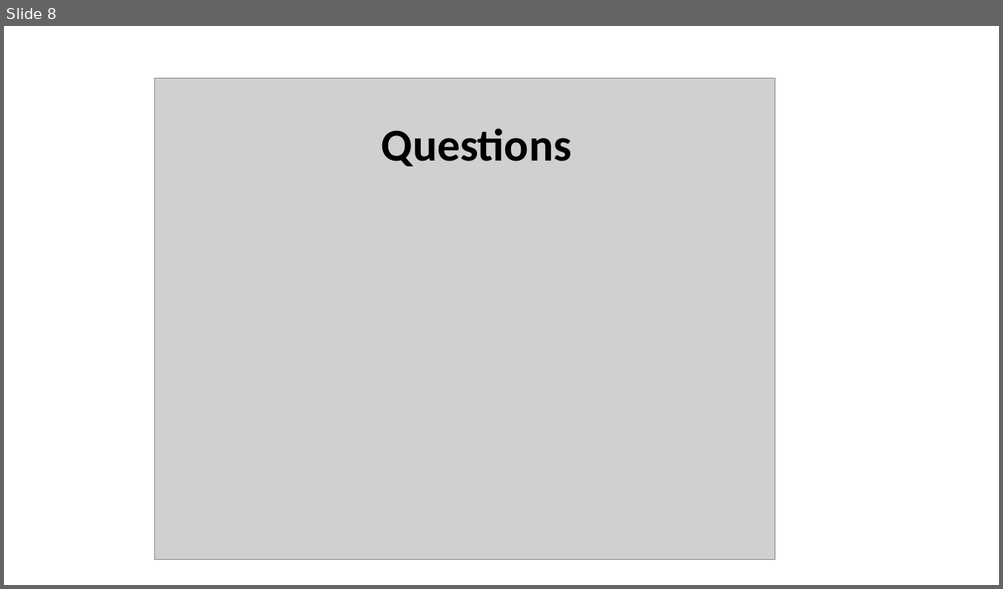
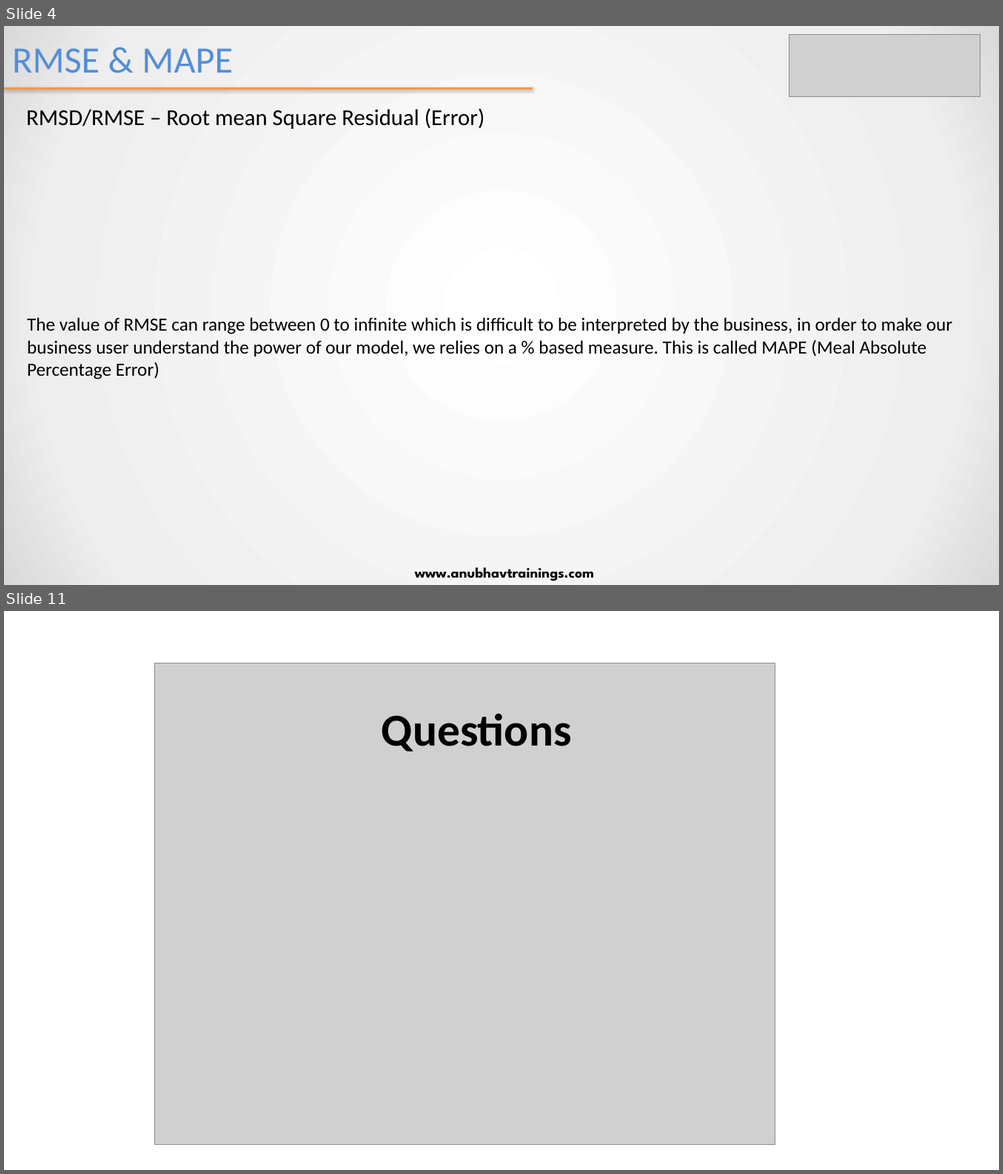
Before and after one commit to soyuztechnologies/SAC_SaamaTechnologies, a slide deck: day 9/SAC_Training Day 9.pptx. Shown one above the other, each under a label of ours: slide 8 before the commit, slides 4 and 11 after it; the slides between them are not shown. The pictures are 1003x589 and 1003x1174 pixels, drawn with LibreOffice and Linux fonts; fonts in the diff are those of the drawing; grey boxes stand for pictures. Boxes give left, top, right and bottom in pixels: in the first picture for what was removed or moved away, otherwise in the second. Text is boxed around its words. In the diff, an @@ line names an element or a change of style, - is before the commit and + after.

```diff
--- a/day 9/SAC_Training Day 9.pptx
+++ b/day 9/SAC_Training Day 9.pptx
@@ slide 4 added at (4,26,999,585), background gradient #FFFFFF to #EEEEEE to #D9D9D9 @@
@@ picture added at (790,35,980,97) @@
@@ title added at (12,48,233,73), 36 pt, text #558ED5 @@
+RMSE & MAPE
@@ line added from (4, 89) to (533, 89), #F79646 2 pt @@
@@ text added at (26,108,485,129), 22 pt, text #000000 @@
+RMSD/RMSE – Root mean Square Residual (Error)
@@ text added at (27,318,952,380), 18 pt, text #000000 @@
+The value of RMSE can range between 0 to infinite which is difficult to be interpreted by the business, in order to make our business user understand the power of our model, we relies on a % based measure. This is called MAPE (Meal Absolute Percentage Error)
@@ text added at (415,568,594,582), 14 pt, text #000000, bold @@
+www.anubhavtrainings.com
@@ what was slide 8 is now slide 11 @@
```
Also in this commit, not shown: 6 slides changed, 2 other slides added, 4 other files.
